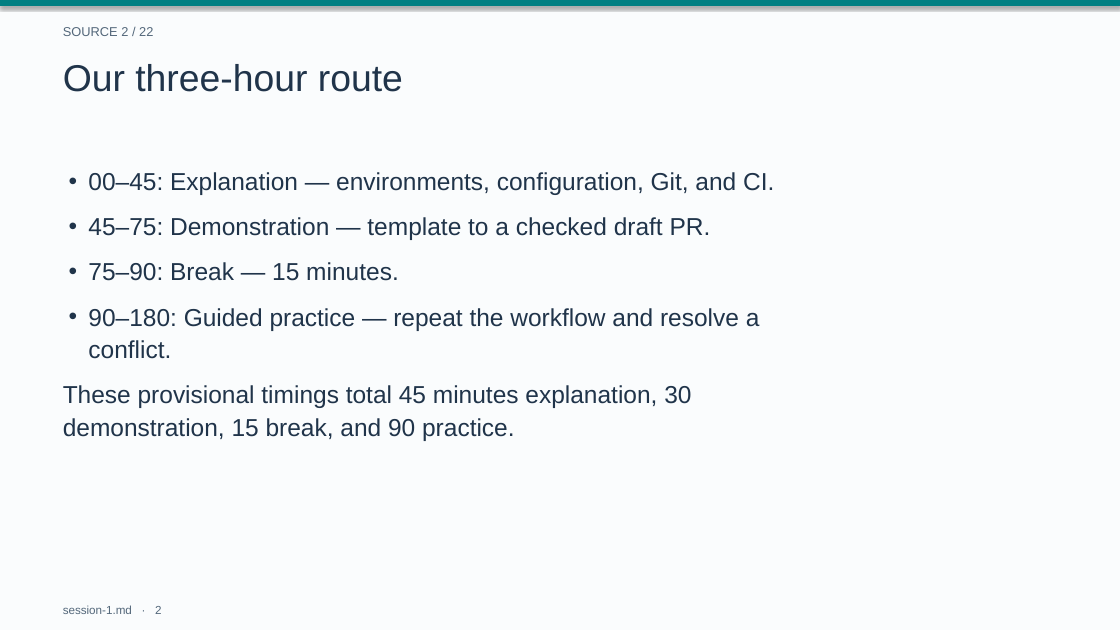
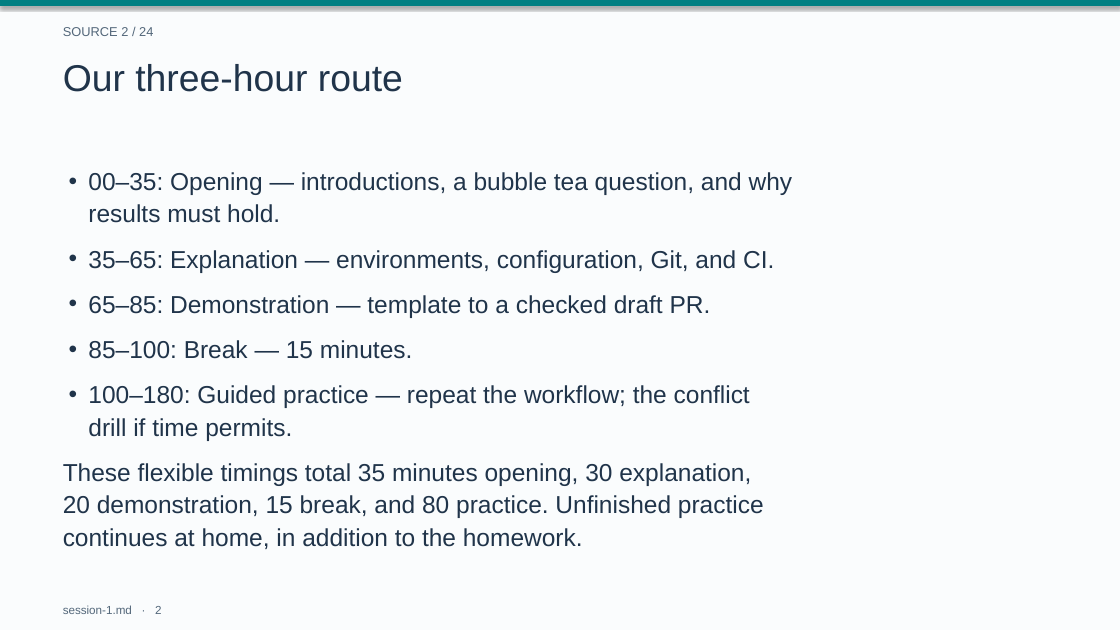
Before and after one commit to drweihungpan-lab/3R-teaching, a slide deck: slide 2 of materials/slides/session-1.pptx. Drawn at 1120x630 pixels with LibreOffice and Linux fonts; fonts in the diff are those of the drawing. Boxes give left, top, right and bottom in pixels: in the first picture for what was removed or moved away, otherwise in the second. Text is boxed around its words. In the diff, an @@ line names an element or a change of style, - is before the commit and + after.

```diff
--- a/materials/slides/session-1.pptx
+++ b/materials/slides/session-1.pptx
@@ text at (63, 27, 153, 36): text changed @@
-SOURCE 2 / 22
+SOURCE 2 / 24
@@ text at (88, 172, 793, 223): text changed @@
-• 00–45: Explanation — environments, configuration, Git, and CI.
+• 00–35: Opening — introductions, a bubble tea question, and why
+  results must hold.
@@ text removed at (88, 262, 399, 281) @@
-• 75–90: Break — 15 minutes.
@@ text added at (88, 250, 774, 273), 21 pt, text #20344A @@
+• 35–65: Explanation — environments, configuration, Git, and CI.
@@ text at (88, 295, 711, 318): text changed @@
-• 45–75: Demonstration — template to a checked draft PR.
+• 65–85: Demonstration — template to a checked draft PR.
@@ text at (88, 340, 413, 359): text changed @@
-• 90–180: Guided practice — repeat the workflow and resolve a
-  conflict.
+• 85–100: Break — 15 minutes.
@@ text at (88, 385, 750, 441): text changed @@
-These provisional timings total 45 minutes explanation, 30
-demonstration, 15 break, and 90 practice.
+• 100–180: Guided practice — repeat the workflow; the conflict
+  drill if time permits.
@@ text added at (63, 463, 764, 549), 21 pt, text #20344A @@
+These flexible timings total 35 minutes opening, 30 explanation,
+20 demonstration, 15 break, and 80 practice. Unfinished practice
+continues at home, in addition to the homework.
```
Also in this commit, not shown: 30 other slides changed, 2 slides added, 26 other files.
